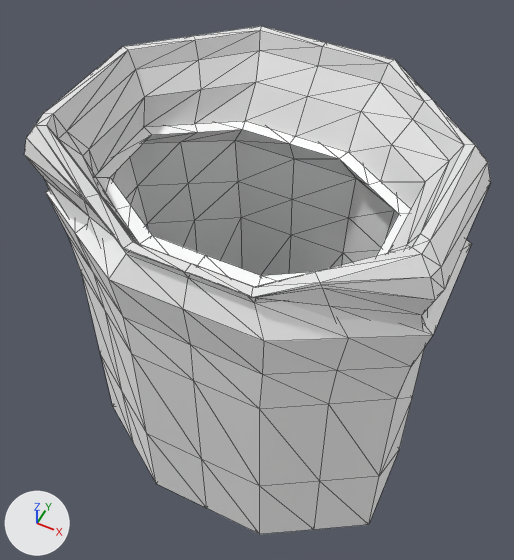
The OBJ model Models/person_male_parka.obj: old version first, new version second.
Both versions are drawn from a 50 mm camera at (0.327, -0.636, 1.331) aimed at (-0.017, 0.053, 0.47). The lights are fixed; the arrows at lower left show +X, +Y and +Z. The older version comes first. Mesh edges are drawn as thin lines. Where no turn or scale is listed for an object, it has been applied to the vertices.

Names of what the first picture shows: 'person_male_parka'.
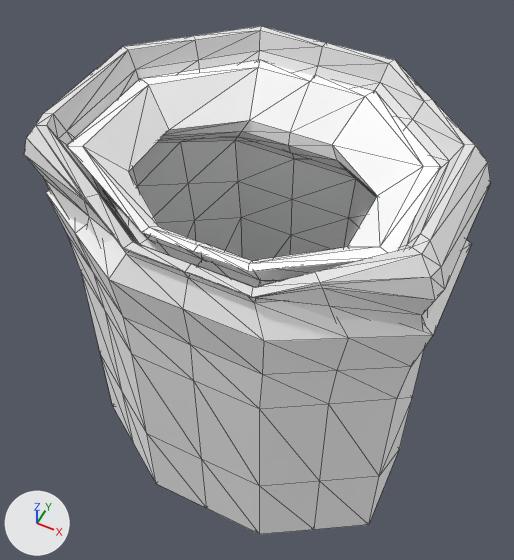
What the commit changed:
me_person_male_parka is used by ob_person_male_parka; location (0.0, 0.0, 0.0).
me_person_male_parka had 358 vertices, 712 faces and spanned x -0.283..0.283, y -0.184..0.257, z 0.1..0.8.
me_person_male_parka now has 438 vertices, 872 faces and spans x -0.283..0.283, y -0.184..0.257, z 0.1..0.8.
me_person_male_parka part 1: a new loose piece of 80 vertices spanning x -0.231..0.231, y -0.149..0.207, z 0.68..0.765, in mat_stuff_plain (white #ffffff).

Pixel boxes (x1, y1, x2, y2) of what changed, in the pictures (514 x 560 px):
part 1 of me_person_male_parka, added
    after: (67, 61, 440, 281)
